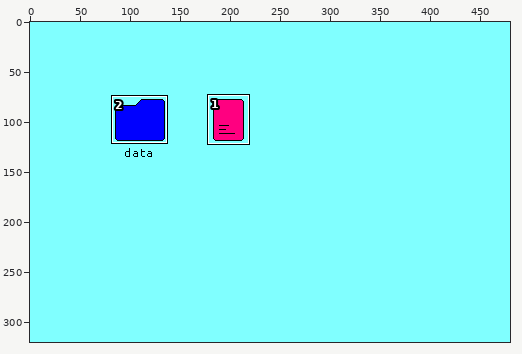
Pixel-art file -- art/browser.ase. Above: a wide view before the commit, with the close-up outlined.
Close-up. Before the edit:
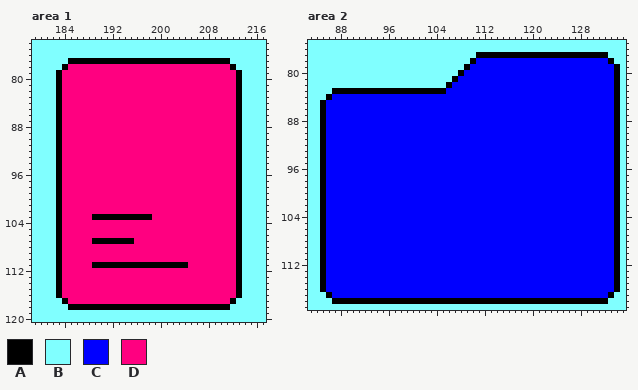
480x320 pixels, 1 frame. Shown: area 1: x 179..217, y 74..120; area 2: x 83..135, y 75..119. The commit also changed other parts of the picture, which this record leaves out.
Palette (. is transparent): A #000000  B #80ffff  C #0000ff  D #ff0080
Once edited:
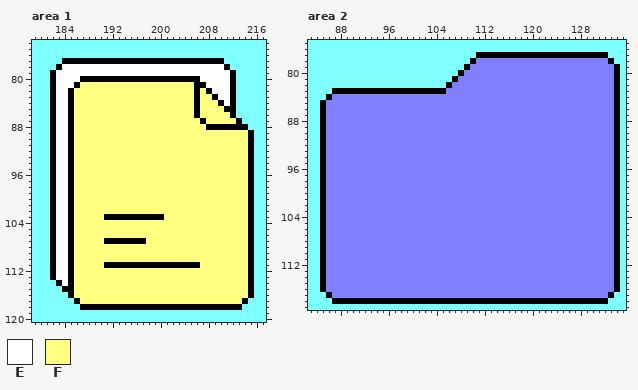
Colours new in this view: E #ffffff  F #ffff80
What changed:
colour C: #0000ff -> #8080ff
Changed rows in their new state; - is a pixel that keeps its letter.
Area 1, layer "icons":
first column x 182:
 77 --A--------------------------B----
 78 -AEEEEEEEEEEEEEEEEEEEEEEEEEEEAB---
 79 AEEEEEEEEEEEEEEEEEEEEEEEEEEEEEAB--
 80 AEEEEAAAAAAAAAAAAAAAAAAAAEEEEEAB--
 81 AEEEAFFFFFFFFFFFFFFFFFFFAAEEEEAB--
 82 AEEAFFFFFFFFFFFFFFFFFFFFAFAEEEAB--
 83 AEEAFFFFFFFFFFFFFFFFFFFFAFFAEEAB--
 84 AEEAFFFFFFFFFFFFFFFFFFFFAFFFAEAB--
 85 AEEAFFFFFFFFFFFFFFFFFFFFAFFFFAAB--
 86 AEEAFFFFFFFFFFFFFFFFFFFFAFFFFFAB--
 87 AEEAFFFFFFFFFFFFFFFFFFFFFAFFFFF---
 88 AEEAFFFFFFFFFFFFFFFFFFFFFFAAAAA-A-
 89 AEEAFFFFFFFFFFFFFFFFFFFFFFFFFFFFFA
 90 AEEAFFFFFFFFFFFFFFFFFFFFFFFFFFFFFA
 91 AEEAFFFFFFFFFFFFFFFFFFFFFFFFFFFFFA
 92 AEEAFFFFFFFFFFFFFFFFFFFFFFFFFFFFFA
 93 AEEAFFFFFFFFFFFFFFFFFFFFFFFFFFFFFA
 94 AEEAFFFFFFFFFFFFFFFFFFFFFFFFFFFFFA
 95 AEEAFFFFFFFFFFFFFFFFFFFFFFFFFFFFFA
 96 AEEAFFFFFFFFFFFFFFFFFFFFFFFFFFFFFA
 97 AEEAFFFFFFFFFFFFFFFFFFFFFFFFFFFFFA
 98 AEEAFFFFFFFFFFFFFFFFFFFFFFFFFFFFFA
 99 AEEAFFFFFFFFFFFFFFFFFFFFFFFFFFFFFA
100 AEEAFFFFFFFFFFFFFFFFFFFFFFFFFFFFFA
101 AEEAFFFFFFFFFFFFFFFFFFFFFFFFFFFFFA
102 AEEAFFFFFFFFFFFFFFFFFFFFFFFFFFFFFA
103 AEEAFFFFF--------AAFFFFFFFFFFFFFFA
104 AEEAFFFFFFFFFFFFFFFFFFFFFFFFFFFFFA
105 AEEAFFFFFFFFFFFFFFFFFFFFFFFFFFFFFA
106 AEEAFFFFFFFFFFFFFFFFFFFFFFFFFFFFFA
107 AEEAFFFFF-----AAFFFFFFFFFFFFFFFFFA
108 AEEAFFFFFFFFFFFFFFFFFFFFFFFFFFFFFA
109 AEEAFFFFFFFFFFFFFFFFFFFFFFFFFFFFFA
110 AEEAFFFFFFFFFFFFFFFFFFFFFFFFFFFFFA
111 AEEAFFFFF--------------AAFFFFFFFFA
112 AEEAFFFFFFFFFFFFFFFFFFFFFFFFFFFFFA
113 AEEAFFFFFFFFFFFFFFFFFFFFFFFFFFFFFA
114 --EAFFFFFFFFFFFFFFFFFFFFFFFFFFFFFA
115 -BAAFFFFFFFFFFFFFFFFFFFFFFFFFFFFFA
116 -BBAFFFFFFFFFFFFFFFFFFFFFFFFFFFFFA
117 --BBAFFFFFFFFFFFFFFFFFFFFFFFFFFFA-
118 ---BB-------------------------AA--
Boxes around the changes in both close-ups, in picture pixels (x1, y1, x2, y2):
changed: (50, 58, 254, 310)
changed: (326, 58, 614, 298)
